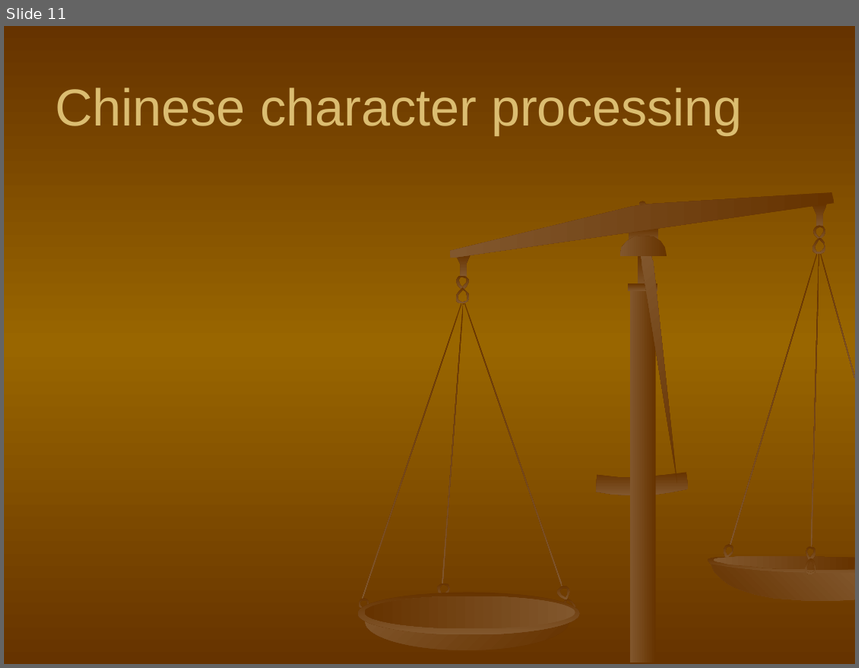
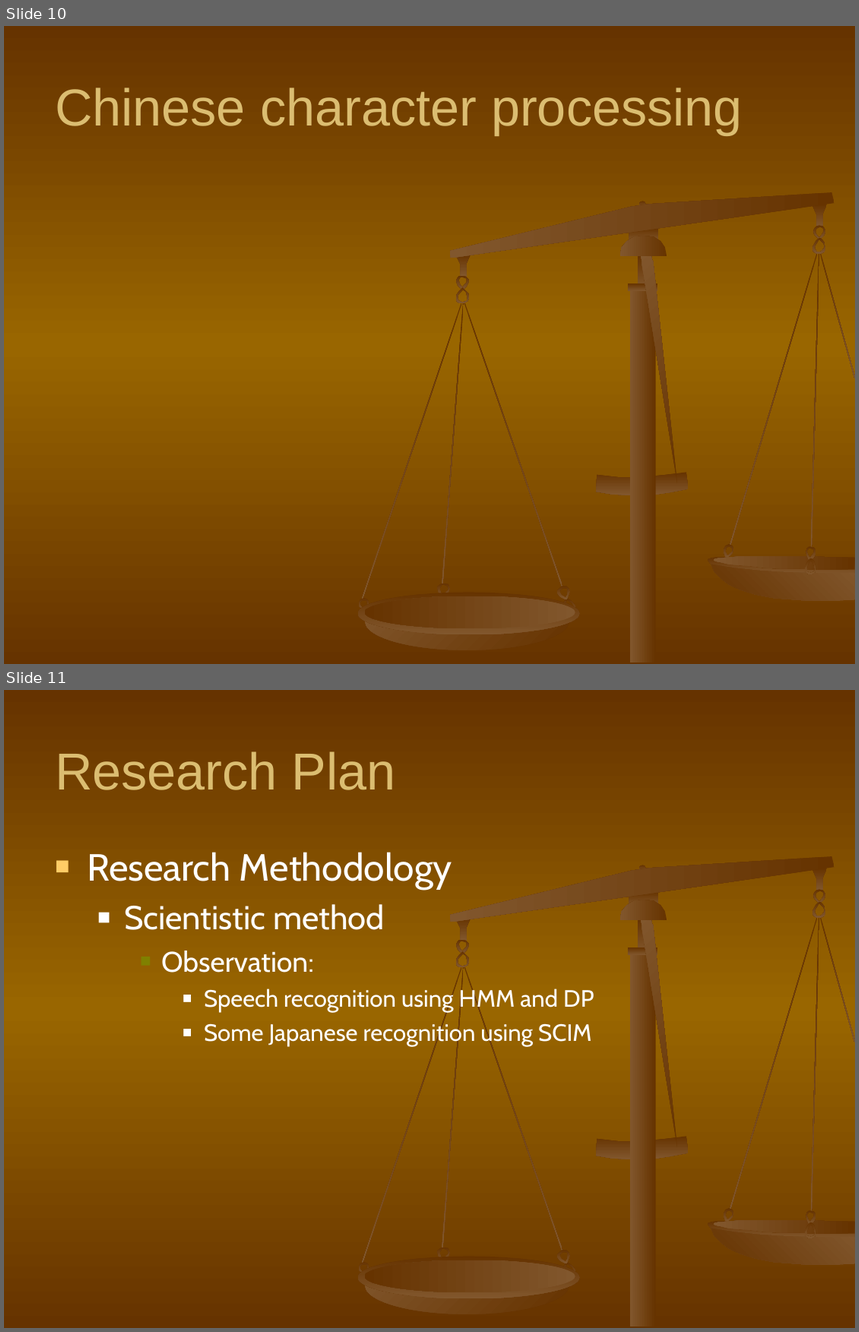
Before and after one commit to shaileshBhokare/honours, a slide deck: ITN100/Assignment/Presentation/presentation.ppt. Shown one above the other, each under a label of ours: slide 11 before the commit, slides 10 and 11 after it. The pictures are 859x668 and 859x1332 pixels, drawn with LibreOffice and Linux fonts; fonts in the diff are those of the drawing. Boxes give left, top, right and bottom in pixels: in the first picture for what was removed or moved away, otherwise in the second. Text is boxed around its words. In the diff, an @@ line names an element or a change of style, - is before the commit and + after.

```diff
--- a/ITN100/Assignment/Presentation/presentation.ppt
+++ b/ITN100/Assignment/Presentation/presentation.ppt
@@ slide 11 added at <box>4,690,855,1328</box>, background gradient #663300 to #996600; not listed: 34 template elements that a slide beside it also shows @@
@@ title added at <box>55,752,396,790</box>, 44 pt, text #DBBD71 @@
+Research Plan
@@ text added at <box>87,852,594,1047</box>, 20 pt, text #FFFFFF @@
+■ Research Methodology
+  ■ Scientistic method
+    ■ Observation:
+      ■ Speech recognition using HMM and DP
+      ■ Some Japanese recognition using SCIM
@@ what was slide 11 is now slide 10 @@
```
Also in this commit, not shown: 1 slide changed, 3 other slides added, 2 slides removed.
